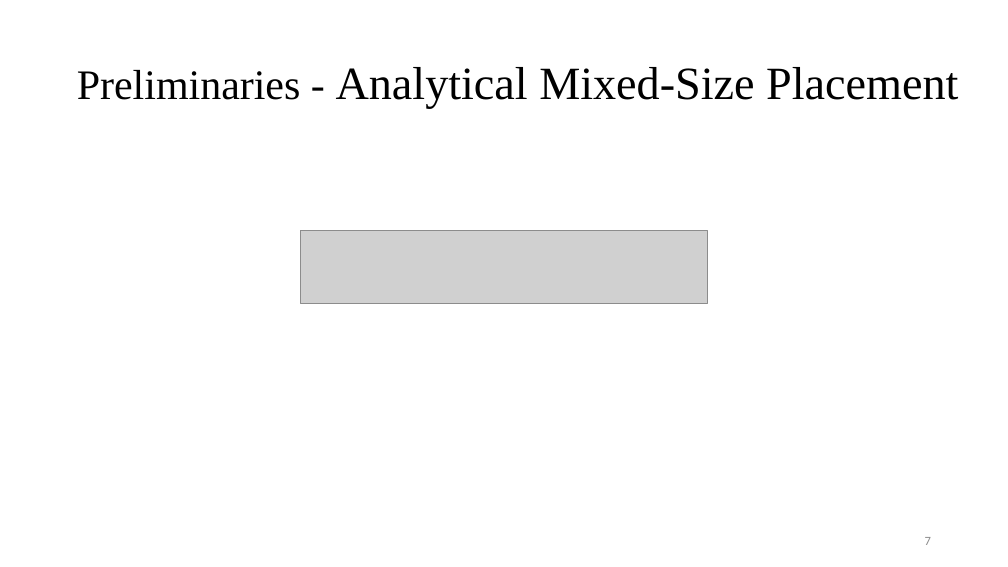
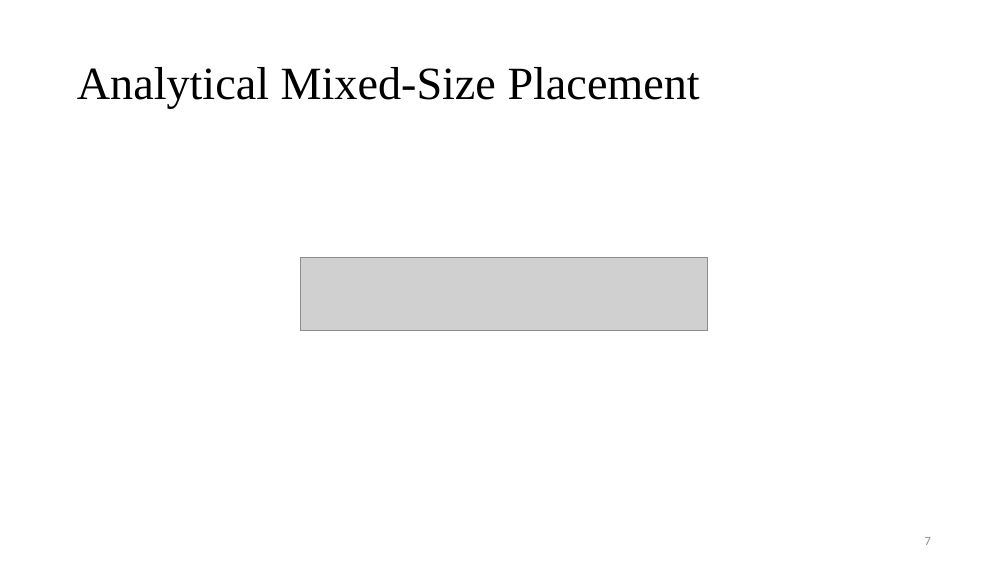
Before and after one commit to Pacific-Feng-Studuies/Studied-Papers, a slide deck: slide 8 of GM/Placement/Stronger Mixed-Size Placement Backbone Considering Second-Order Information/Stronger Mixed-Size Placement Backbone Considering Second-Order Information.pptx. Drawn at 1008x567 pixels with LibreOffice and Linux fonts; fonts in the diff are those of the drawing; grey boxes stand for pictures. Boxes give left, top, right and bottom in pixels: in the first picture for what was removed or moved away, otherwise in the second. Text is boxed around its words. In the diff, an @@ line names an element or a change of style, - is before the commit and + after.

```diff
--- a/GM/Placement/Stronger Mixed-Size Placement Backbone Considering Second-Order Information/Stronger Mixed-Size Placement Backbone Considering Second-Order Information.pptx
+++ b/GM/Placement/Stronger Mixed-Size Placement Backbone Considering Second-Order Information/Stronger Mixed-Size Placement Backbone Considering Second-Order Information.pptx
@@ title at <box>77,67,700,109</box>: text changed @@
-Preliminaries - Analytical Mixed-Size Placement
+Analytical Mixed-Size Placement
@@ picture: place and size @@
-picture at <box>301,231,708,304</box>
+picture at <box>301,258,708,331</box>
```
Also in this commit, not shown: 6 other slides changed, 7 slides added.
